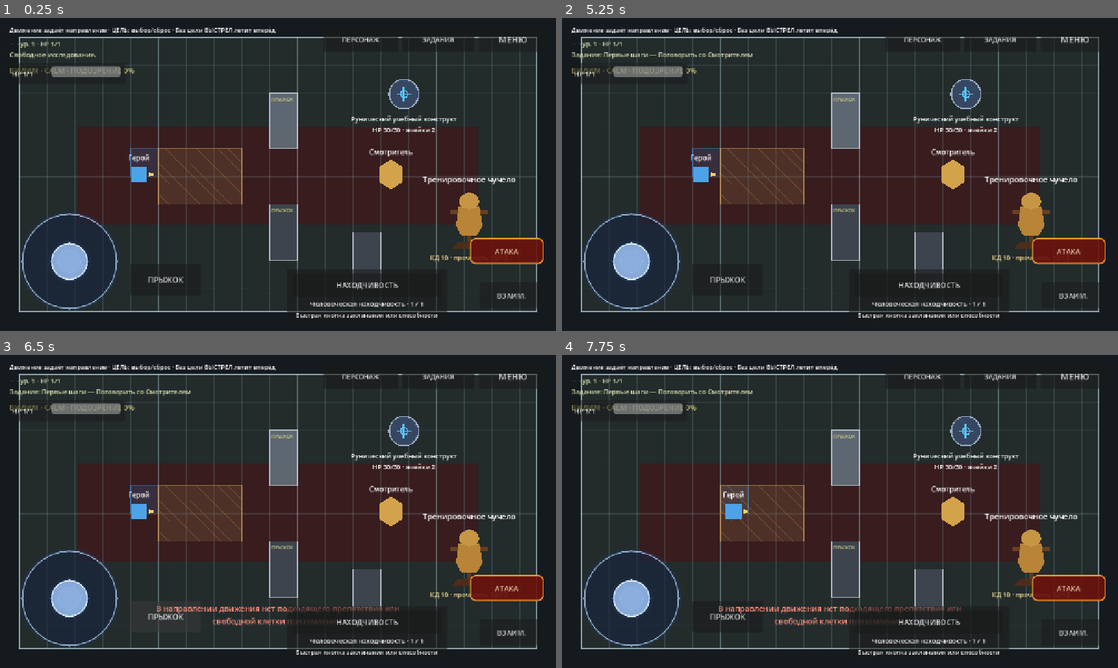
Above: before the commit, frames 1-4 (two rows, left to right).
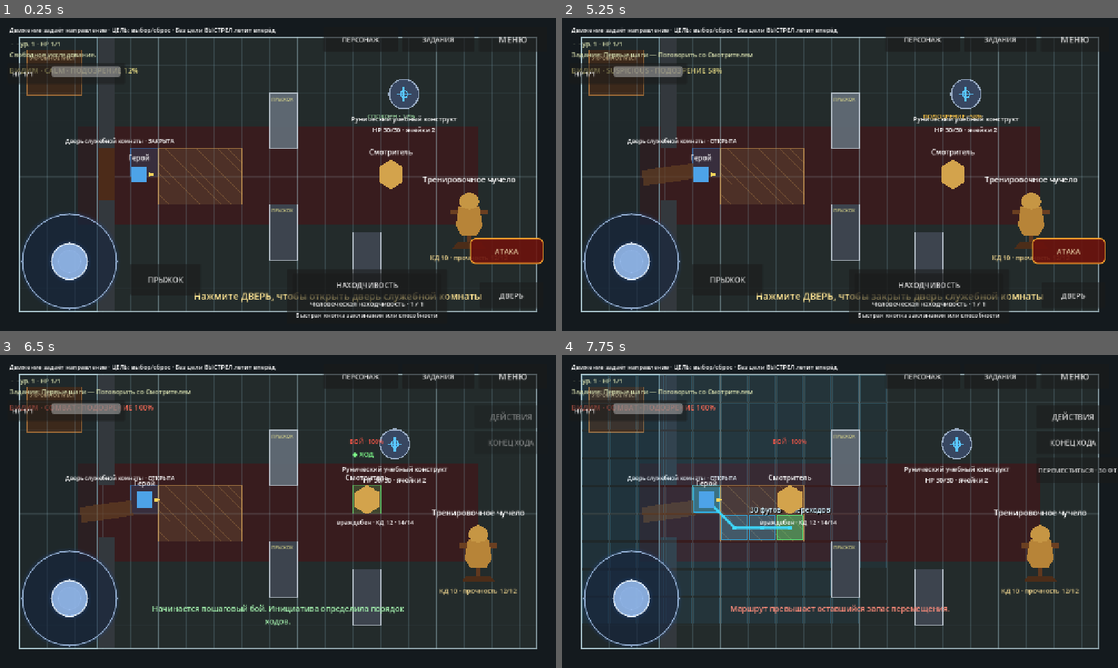
Above: after the commit, the same moments.

Repository: eretenkodaniil16-rgb/rpg-project
Game: Godot game, scene res://scenes/game/game.tscn
The game is run twice, just before and just after one commit, with the same random seed, the same clock (stepped at 60 frames per second) and the same inputs. This scene is started directly instead of the project's main scene.
Inputs (mouse positions are in pixels of both pictures, inside the frame that each line leads up to):
- Up to frame 1 (0.25 s): no input
- Up to frame 2 (5.25 s): click "ВЗАИМ." (after the commit: "ДВЕРЬ") at 0.5 s; click "МЕНЮ" at 1.25 s; click "Новая игра" at 2 s; click "В главное меню" at 2.75 s; click "Новая игра" at 3.5 s; click "В меню" at 4.25 s; click "Продолжить" at 5 s
- Up to frame 3 (6.5 s): click "ПРЫЖОК" at 5.75 s
- Up to frame 4 (7.75 s): tap Enter (ui_accept) at 6.5, 6.77 s; move the mouse to (962, 495) at 6.52 s; hold Right (ui_right) 6.53-7.25 s; tap C at 6.6 s; click (962, 495) at 6.67 s; drag from (728, 527) to (951, 511) at 7.27 s

The runs differ from the first frame. In frame 1, 2.5% of the frame differs, in the area x 3-95%, y 6-94%; in frame 2, 3.0%; in frame 3, 9.3%; in frame 4, 14%, in the area x 1-100%, y 6-96%.

Commit message:
feat: add stealth room and alert-aware caretaker

Diff:
--- a/scenes/game/game_base.tscn
+++ b/scenes/game/game_base.tscn
@@ -1,10 +1,11 @@
-[gd_scene load_steps=9 format=3]
+[gd_scene load_steps=10 format=3]
 
 [ext_resource type="Script" path="res://scripts/game/game_target_free_attacks.gd" id="1_game"]
 [ext_resource type="Script" path="res://scripts/game/player_combat.gd" id="2_player"]
-[ext_resource type="Script" path="res://scripts/game/npc.gd" id="3_npc"]
+[ext_resource type="Script" path="res://scripts/game/npc_stealth.gd" id="3_npc"]
 [ext_resource type="Script" path="res://scripts/ui/dialogue_ui.gd" id="4_dialogue"]
 [ext_resource type="Script" path="res://scripts/ui/mobile_controls.gd" id="5_mobile"]
+[ext_resource type="Script" path="res://scripts/game/stealth_test_room.gd" id="6_stealth_room"]
 
 [sub_resource type="RectangleShape2D" id="RectangleShape2D_player"]
 size = Vector2(38, 38)
@@ -29,6 +30,10 @@
 [node name="Carpet" type="Polygon2D" parent="."]
 polygon = PackedVector2Array(180, 250, 1100, 250, 1100, 475, 180, 475)
 color = Color(0.22, 0.11, 0.12, 1)
+
+[node name="StealthTestRoom" type="Node2D" parent="."]
+position = Vector2(245, 360)
+script = ExtResource("6_stealth_room")
 
 [node name="Player" type="CharacterBody2D" parent="." groups=["player"]]
 position = Vector2(320, 360)
